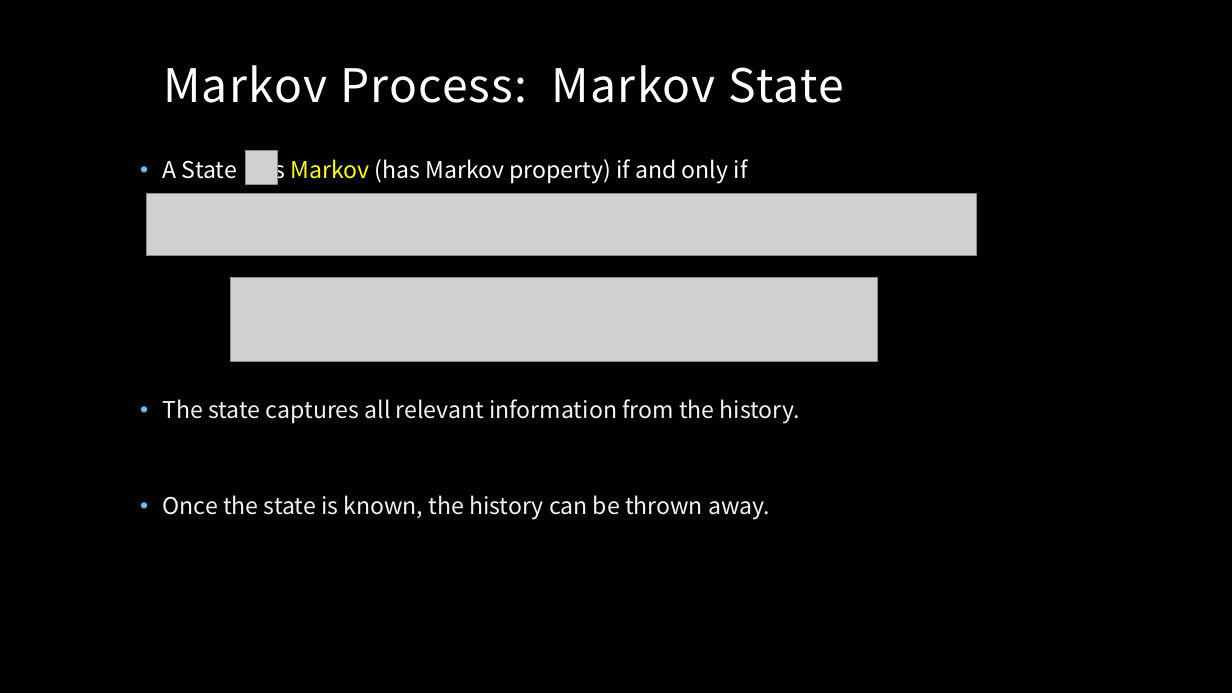
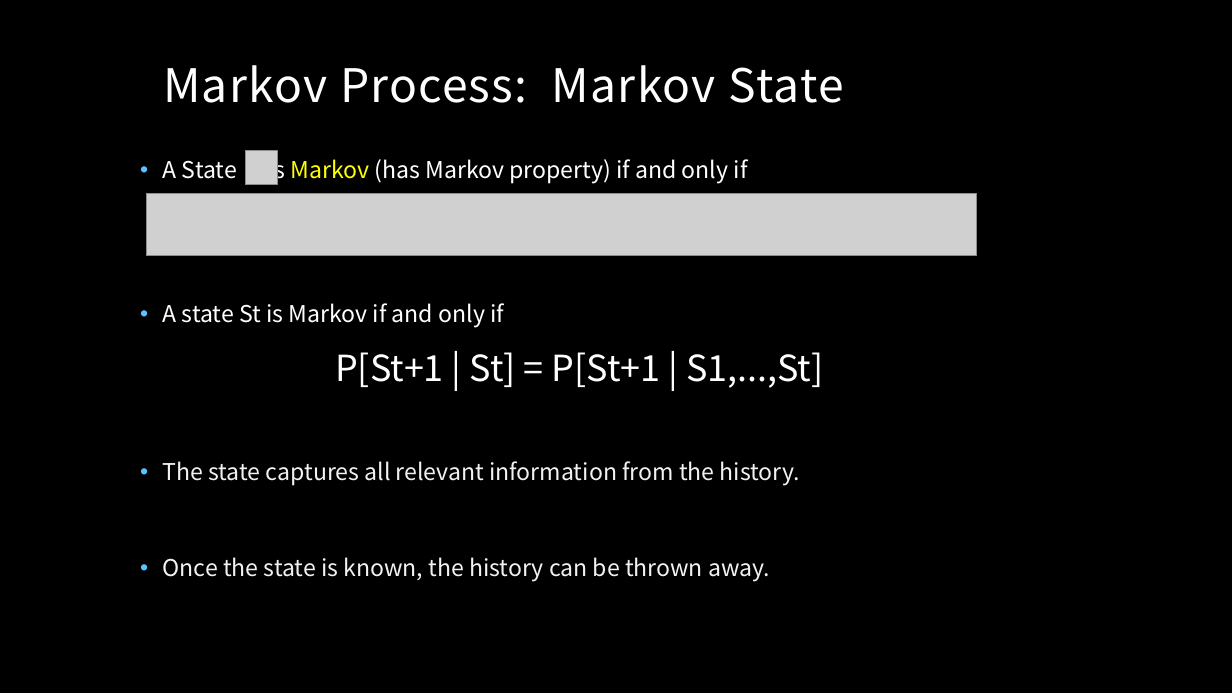
Before and after one commit to MacgyverLin/VintageComputer, a slide deck: slide 5 of Speech/Reinforcement Learning 2.pptx. Drawn at 1232x693 pixels with LibreOffice and Linux fonts; fonts in the diff are those of the drawing; grey boxes stand for pictures; background and template pictures are left out. Boxes give left, top, right and bottom in pixels: in the first picture for what was removed or moved away, otherwise in the second. Text is boxed around its words. In the diff, an @@ line names an element or a change of style, - is before the commit and + after.

```diff
--- a/Speech/Reinforcement Learning 2.pptx
+++ b/Speech/Reinforcement Learning 2.pptx
@@ picture removed at [231, 277, 878, 361] @@
@@ text at [163, 303, 823, 388]: paragraphs added @@
+• A state St is Markov if and only if
+P[St+1 | St] = P[St+1 | S1,...,St]
```
Also in this commit, not shown: 8 other slides changed, 1 slide added.
